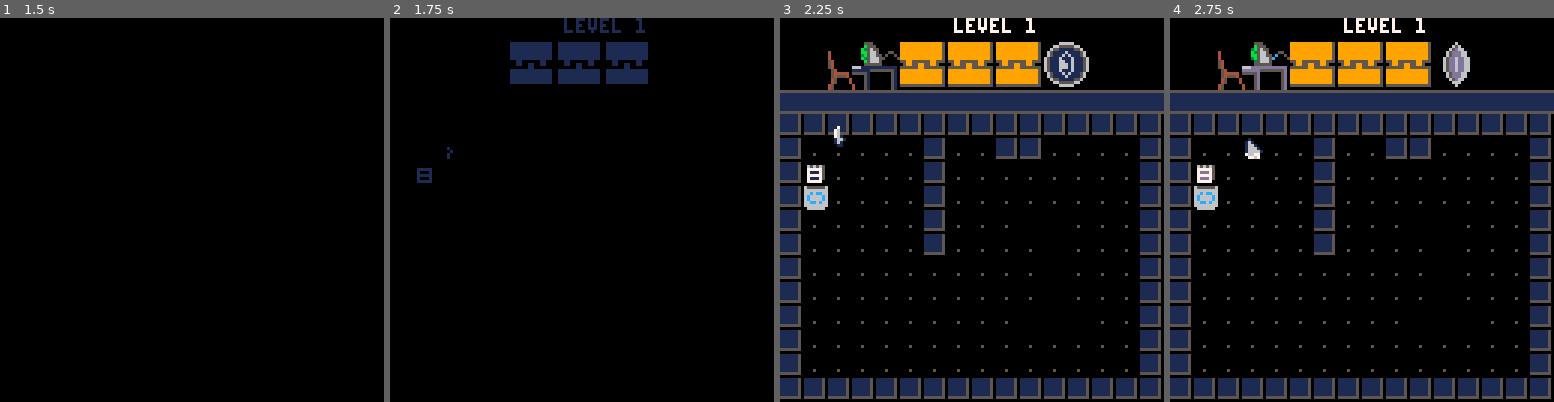
Above: before the commit, frames 1-4 (left to right).
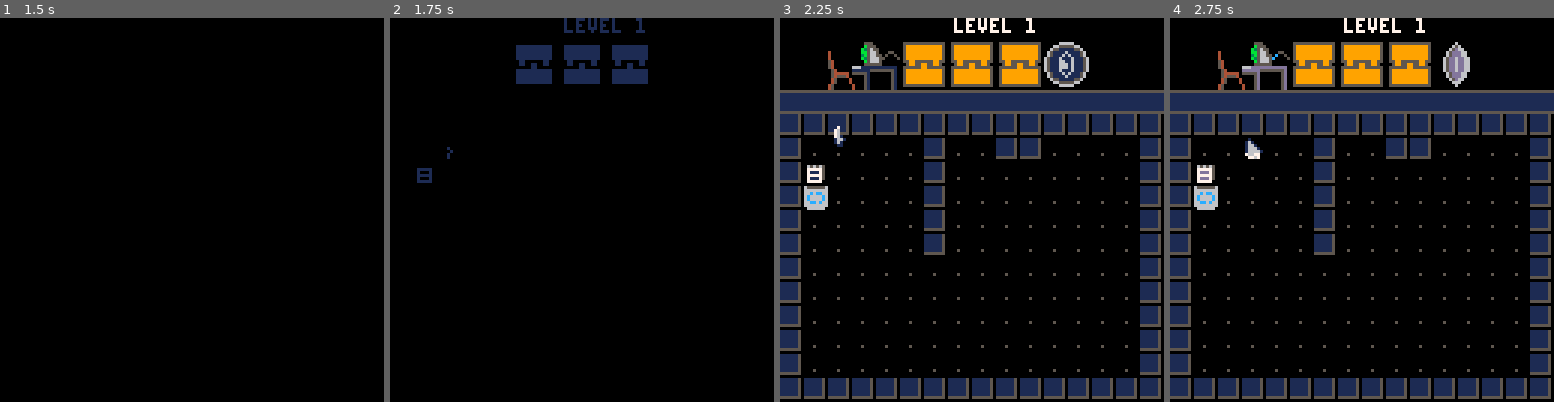
Above: after the commit, the same moments.

Repository: jacobneal65/sokovirus-pico8
Game: PICO-8 cartridge mysoko.p8
The game is run twice, just before and just after one commit, with the same random seed, the same clock (stepped at 60 frames per second) and the same inputs.
Inputs:
- Up to frame 1 (1.5 s): tap X (X key) at 0.33, 1.07 s; tap O (Z key) at 0.7 s
- Up to frame 2 (1.75 s): hold Right from 1.6 s (still down); tap O (Z key) at 1.7 s
- Up to frame 3 (2.25 s): tap X (X key) at 1.85 s; release Right at 2.1 s; tap O (Z key) at 2.1 s; hold Up from 2.15 s (still down)
- Up to frame 4 (2.75 s): release Up at 2.42 s; hold Right from 2.47 s (still down); tap O (Z key) at 2.5 s

Frame 1 is identical in both runs. In frame 2, 0.8% of the frame differs, in the area x 31-68%, y 6-18%; in frame 3, 1.0%; in frame 4, 1.0%, in the area x 21-79%, y 6-80%.

Commit message:
compressed sprites to avoid overlap with map.

Diff:
--- a/mysoko.p8
+++ b/mysoko.p8
@@ -21,6 +21,8 @@
 	levelx={17,34,51,68,85,102,0,17,34,51,68,85,102}
 	levely={0,0,0,0,0,0,16,16,16,16,16,16,16}
 
+	boxtles={6,7,8,9}
+	goaltles={22,23,24,25}
 
 	dpal={0,1,1,2,1,13,6,4,4,9,3,13,1,13,14}
 	--FUTURE: CHANGE ARRAYS TO HAVE
@@ -196,17 +198,17 @@
 
 	--draw desk
 	---------------
-	sdrawgrid(128,cam_x+2*8,cam_y+1*8,3,2)
+	sdrawgrid(10,cam_x+2*8,cam_y+1*8,3,2)
 	---------------
-	--tv
-	add_ani(162,164,0,2,cam_x+3*8,cam_y+1*8,false)
 	--monitor
-	add_ani(178,181,4,4,cam_x+4*8,cam_y+1*8,false)
+	add_ani(96,98,0,6,cam_x+3*8,cam_y+1*8,false)
+	--chord
+	add_ani(99,102,4,4,cam_x+4*8,cam_y+1*8,false)
 	--coin
-	add_grid(168,174,4,4,16*3+cam_x+5*8,cam_y+1*8,2,2)
+	add_grid(37,43,4,4,16*3+cam_x+5*8,cam_y+1*8,2,2)
 	--lower bar
 	for x=0,15 do
-		drawspr(160,cam_x+x*8,cam_y+24,false)
+		drawspr(32,cam_x+x*8,cam_y+24,false)
 	end
 	draw_bas_ani()
 	drawgrids()
@@ -222,13 +224,12 @@
 	for i=1,slock-1 do
 		local _spr
 		if lock[i]==1 then
-			_spr=137
+			_spr=70
 		else
-			_spr=131
+			_spr=64
 		end
 		sdrawgrid(_spr,16*(i-1)+cam_x+5*8,cam_y+1*8,2,2)
 	end
-		--draw coin
 
 end
 
@@ -399,7 +400,7 @@
 	local solved = true
 	for g in all(goal) do
 		if checkbox(g.x,g.y) then
-		 mset(g.x,g.y,84)
+		 mset(g.x,g.y,13)
 		 if not g.flg then
 		 	g.flg = true
 		 	sfx(55)
@@ -450,12 +451,17 @@
 		for y=ly,ly+10 do
 			tle=mget(x,y)
 			--ALL THE BOX TYPES
-			if 64<=tle and tle<=79 then
-				addbox(tle,x,y)
-				mset(x,y,1)--SET GROUND TYLE
+			for t in all(boxtles) do
+				if t==tle then
+					addbox(tle,x,y)
+					mset(x,y,1)--SET GROUND TYLE
+				end
+			end
 			--ALL THE GOAL TYPES
-			elseif 80<=tle and tle<=95 then
-			 addgoal(tle,x,y)
+			for t in all(goaltles) do
+				if t==tle then
+					addgoal(tle,x,y)
+				end
 			end
 		end
 	end
@@ -683,7 +689,7 @@
 	cls()
 	map()
 	--draw coin
-	add_grid(168,174,4,4,16*3+cam_x+5*8,cam_y+1*8,2,2)
+	add_grid(37,43,4,4,16*3+cam_x+5*8,cam_y+1*8,2,2)
 	--cursor
 	drawcursor()
 end
@@ -834,159 +776,159 @@
 0000000000000000000000000000000000000000000000000000000000000000000000000000000000000000000000000000000000000000000000000000000000000000000000000000000000000000000000000000000000000000000000000000000000000000000000000000000000000000000000000000000000000000
 1213131313131313131313131313131400101010101010101010101010101010100010101010101010101010101010101010001010101010101010101010101010101000101010101010101010101010101010100010101010101010101010101010101010001010101010101010101010101010101000000000000000000000
 2200000000000000000000000000002400100101010101100101101001010101100010010101010110010110101001010110001001010101011001100101010101011000100101010101100110010101010101100010010101010110010110100101010110001001010101011001011010101010101000000000000000000000
-2200000000000000000000000000002400104201010101100101010101010101100010420101010110010101010101010110001042010101011001010101010101011000104201010101100101010101010101100010420101010110010101010101010110001042010101011001010101010110011000000000000000000000
-2200000000000000000000000000002400105201010101100101010101010101100010520101010110010101010101010110001052010101011001010101010101011000105201010101100101010101010101100010520101010110010101010101010110001052010101011001010101010101011000000000000000000000
-2223232323232323232323232323232400100101010101100101011819010101100010010101010110010101010101010110001001010101011001010101010101011000100101010101100101010101010101100010010101010110010101010101010110001001010101011001010101010101011000000000000000000000
-2200000000000000000000000000002400100101010101100101010129010101100010010101010110010118181801010110001001010101011001181829010101011000100101010101100101270101270101100010010101010110010118181818010110001001010101011001012901010101011000000000000000000000
-2200620000000000000000000000002400100101010101010101010129010101100010010101010101010101012901010110001001010101010101010129010101011000100101010101010101270101270101100010010101010101010127010101010110001001010101010101012701010101011000000000000000000000
-2200000000000000000000000000002400100101010101010101010129010101100010010101010101010118182901010110001001010101010101181829010101011000100101010101010101181818270101100010010101010101010127181818010110001001010101010101012718180101011000000000000000000000
-2200610000000000000000000000002400100101010101010101013838380101100010010101010101010129010101010110001001010101010101010129010101011000100101010101010101010101270101100010010101010101010101010127010110001001010101010101012701290101011000000000000000000000
-2200000000000000000000000000002400100101010101010101010101010101100010010101010101010129181801010110001001010101010101181829010101011000100101010101010101010101270101100010010101010101010101181827010110001001010101010101012738380101011000000000000000000000
-2200600000000000000000000000002400100101010101010101010101010101100010010101010101010101010101010110001001010101010101010101010101011000100101010101010101010101010101100010010101010101010101010101010110001001010101010101010101010101011000000000000000000000
+2200000000000000000000000000002400100801010101100101010101010101100010080101010110010101010101010110001008010101011001010101010101011000100801010101100101010101010101100010080101010110010101010101010110001008010101011001010101010110011000000000000000000000
+2200000000000000000000000000002400101801010101100101010101010101100010180101010110010101010101010110001018010101011001010101010101011000101801010101100101010101010101100010180101010110010101010101010110001018010101011001010101010101011000000000000000000000
+2223232323232323232323232323232400100101010101100101010101010101100010010101010110010101010101010110001001010101011001010101010101011000100101010101100101010101010101100010010101010110010101010101010110001001010101011001010101010101011000000000000000000000
+2200000000000000000000000000002400100101010101100101010101010101100010010101010110010101010101010110001001010101011001010101010101011000100101010101100101010101010101100010010101010110010101010101010110001001010101011001010101010101011000000000000000000000
+2200150000000000000000000000002400100101010101010101010101010101100010010101010101010101010101010110001001010101010101010101010101011000100101010101010101010101010101100010010101010101010101010101010110001001010101010101010101010101011000000000000000000000
+2200000000000000000000000000002400100101010101010101010101010101100010010101010101010101010101010110001001010101010101010101010101011000100101010101010101010101010101100010010101010101010101010101010110001001010101010101010101010101011000000000000000000000
+2200050000000000000000000000002400100101010101010101010101010101100010010101010101010101010101010110001001010101010101010101010101011000100101010101010101010101010101100010010101010101010101010101010110001001010101010101010101010101011000000000000000000000
+2200000000000000000000000000002400100101010101010101010101010101100010010101010101010101010101010110001001010101010101010101010101011000100101010101010101010101010101100010010101010101010101010101010110001001010101010101010101010101011000000000000000000000
+2200040000000000000000000000002400100101010101010101010101010101100010010101010101010101010101010110001001010101010101010101010101011000100101010101010101010101010101100010010101010101010101010101010110001001010101010101010101010101011000000000000000000000
 3233333333333333333333333333333400101010101010101010101010101010100010101010101010101010101010101010001010101010101010101010101010101000101010101010101010101010101010100010101010101010101010101010101010001010101010101010101010101010101000000000000000000000
 0000000000000000000000000000000000000000000000000000000000000000000000000000000000000000000000000000000000000000000000000000000000000000000000000000000000000000000000000000000000000000000000000000000000000000000000000000000000000000000000000000000000000000
 0000000000000000000000000000000000000000000000000000000000000000000000000000000000000000000000000000000000000000000000000000000000000000000000000000000000000000000000000000000000000000000000000000000000000000000000000000000000000000000000000000000000000000
 0000000000000000000000000000000000000000000000000000000000000000000000000000000000000000000000000000000000000000000000000000000000000000000000000000000000000000000000000000000000000000000000000000000000000000000000000000000000000000000000000000000000000000
 0000000000000000000000000000000000000000000000000000000000000000000000000000000000000000000000000000000000000000000000000000000000000000000000000000000000000000000000000000000000000000000000000000000000000000000000000000000000000000000000000000000000000000
-1010101010101010101010101010101000101010101010101010101010101010100010101010101010101010101010101010001010101010101010101010101010101000101010101010101010101010101010100010101010101010101010101010101010001718181818181818181818181818181900000000000000000000
-1001010101011001100101010110011000100101010101100110010101010101100010010101010110010110100101010110001001010101011001010101010101011000100101010101100110010101010101100010010101010110010110100101010110002709000000000000000000000000002900000000000000000000
-1042010101011001101010101010011000104201010101100101010101010101100010420101010110010101010101010110001042010101011001010101010101011000104201010101100101010101010101100010420101010110010101010101010110002700000000000000000000000000002900000000000000000000
-1052010101011001010101010101011000105201010101100101010101010101100010520101010110010101010101010110001052010101011001010101010101011000105201010101100101010101010101100010520101010110010101010101010110002700000000000000000000000000002900000000000000000000
-1001010101011001010101010101011000100101010101100101010101010101100010010101010110010101010101010110001001010101011001010101010101011000100101010101100101010101010101100010010101010110010101010101010110002700000000000000000000000000002900000000000000000000
-1001010101010101010101010101011000100101010101100101018401010101100010010101010110010101010101010110001001010101011001010101010101011000100101010101100101010101010101100010010101010110010101010101010110002700000000000000000000000000002900000000000000000000
-1001010101010101181818190101011000100101010101010101010101010101100010010101010101010101850101010110001001010101018801010101010101011000100101010101010101890101010101100010010101010101018989010101010110002700000000000000000000000000002900000000000000000000
-1001010101010101010101290101011000100101010101010101010101010101100010010101010101010101010101010110001001010101010101010101010101011000100101010101010101010101010101100010010101010101010189010101010110002700000000000000000000000000002900000000000000000000
-1001010101010101010101290101011000100101010101010101010101010101100010010101010101010101010101010110001001010101010101010101010101011000100101010101010101010101010101100010010101010101010189010101010110002700000000000000000000000000002900000000000000000000
-1001010101010101010101290101011000100101010101010101010101010101100010010101010101010101010101010110001001010101010101010101010101011000100101010101010101010101010101100010010101010101010101010101010110002700000000000000000000000000002900000000000000000000
-1001010101010101010101010101011000100101010101010101010101010101100010010101010101010101010101010110001001010101010101010101010101011000100101010101010101010101010101100010010101010101010101010101010110002700000000000000000000000000002900000000000000000000
-1010101010101010101010101010101000101010101010101010101010101010100010101010101010101010101010101010001010101010101010101010101010101000101010101010101010101010101010100010101010101010101010101010101010003738383838383838383838383838383900000000000000000000
-…(130 lines of a section not shown)…
+1010101010101010101010101010101000101010101010101010101010101010100010101010101010101010101010101010001010101010101010101010101010101000101010101010101010101010101010100010101010101010101010101010101010001213131313131313131313131313131400000000000000000000
+1001010101011001100101010110011000100101010101100110010101010101100010010101010110010110100101010110001001010101011001010101010101011000100101010101100110010101010101100010010101010110010110100101010110002202000000000000000000000000002400000000000000000000
+1008010101011001101010101010011000100801010101100101010101010101100010080101010110010101010101010110001008010101011001010101010101011000100801010101100101010101010101100010080101010110010101010101010110002200000000000000000000000000002400000000000000000000
+1018010101011001010101010101011000101801010101100101010101010101100010180101010110010101010101010110001018010101011001010101010101011000101801010101100101010101010101100010180101010110010101010101010110002200000000000000000000000000002400000000000000000000
+1001010101011001010101010101011000100101010101100101010101010101100010010101010110010101010101010110001001010101011001010101010101011000100101010101100101010101010101100010010101010110010101010101010110002200000000000000000000000000002400000000000000000000
+1001010101010101010101010101011000100101010101100101010101010101100010010101010110010101010101010110001001010101011001010101010101011000100101010101100101010101010101100010010101010110010101010101010110002200000000000000000000000000002400000000000000000000
+1001010101010101010101010101011000100101010101010101010101010101100010010101010101010101010101010110001001010101018801010101010101011000100101010101010101010101010101100010010101010101010101010101010110002200000000000000000000000000002400000000000000000000
+1001010101010101010101010101011000100101010101010101010101010101100010010101010101010101010101010110001001010101010101010101010101011000100101010101010101010101010101100010010101010101010101010101010110002200000000000000000000000000002400000000000000000000
+1001010101010101010101010101011000100101010101010101010101010101100010010101010101010101010101010110001001010101010101010101010101011000100101010101010101010101010101100010010101010101010101010101010110002200000000000000000000000000002400000000000000000000
+1001010101010101010101010101011000100101010101010101010101010101100010010101010101010101010101010110001001010101010101010101010101011000100101010101010101010101010101100010010101010101010101010101010110002200000000000000000000000000002400000000000000000000
+1001010101010101010101010101011000100101010101010101010101010101100010010101010101010101010101010110001001010101010101010101010101011000100101010101010101010101010101100010010101010101010101010101010110002200000000000000000000000000002400000000000000000000
+1010101010101010101010101010101000101010101010101010101010101010100010101010101010101010101010101010001010101010101010101010101010101000101010101010101010101010101010100010101010101010101010101010101010003233333333333333333333333333333400000000000000000000
+…(130 lines of a section not shown)…
Not shown, changed: 120 lines of the sprite sheet (__gfx__) section of mysoko.p8
